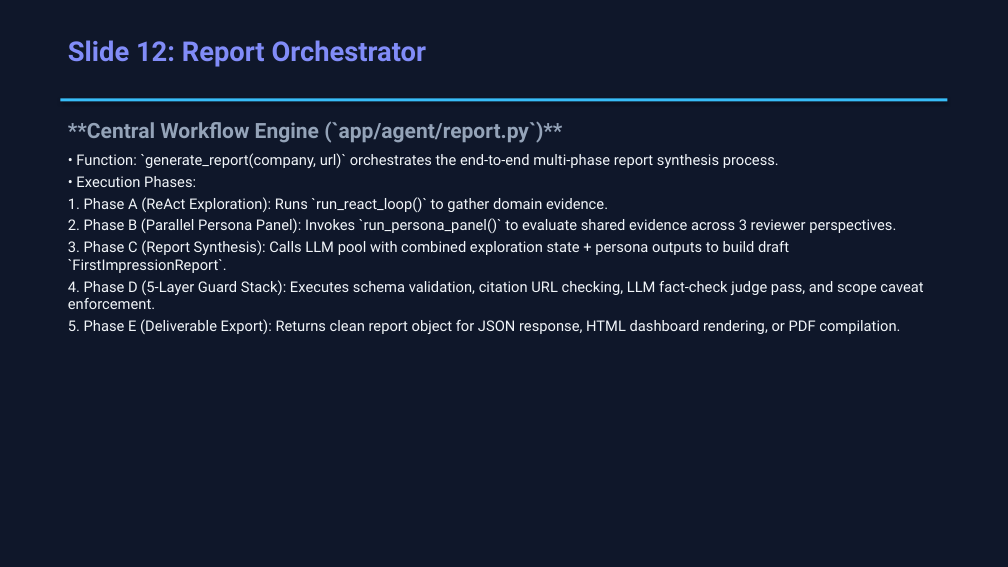
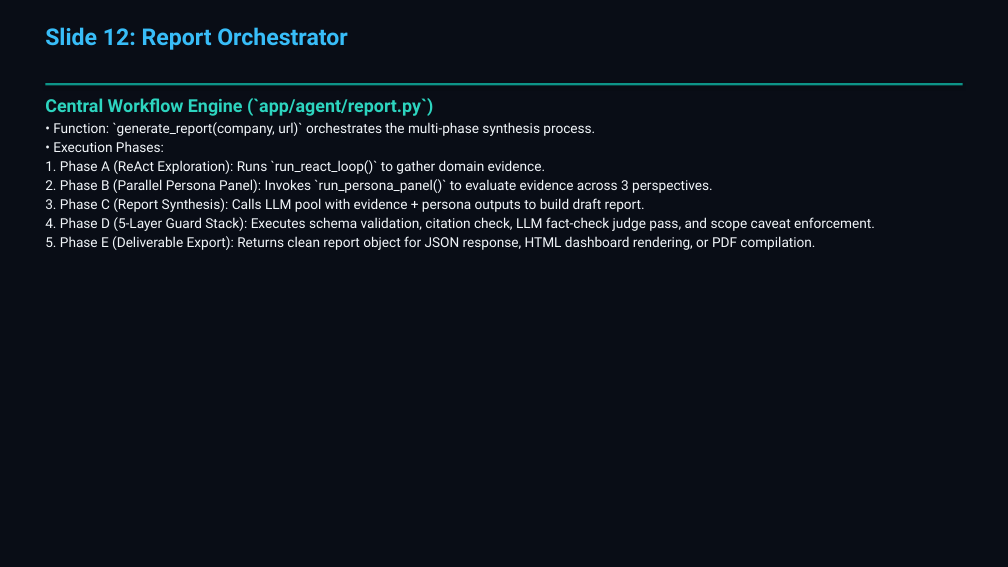
Before and after one commit to keshav9926/First-Impression-, a slide deck: slide 13 of presentation.pptx. Drawn at 1008x567 pixels with LibreOffice and Linux fonts; fonts in the diff are those of the drawing. Boxes give left, top, right and bottom in pixels: in the first picture for what was removed or moved away, otherwise in the second. Text is boxed around its words. In the diff, an @@ line names an element or a change of style, - is before the commit and + after.

Commit message:
fix(presentation): update theme to Teal/Sky, fix slide overflow bounds, add links & presenter attribution (~ Keshav)

```diff
--- a/presentation.pptx
+++ b/presentation.pptx
@@ rectangle at [0, 0, 1008, 567]: fill #0F172A to #090D16 @@
@@ text "Slide 12: Report Orchestrator": place and size @@
-text "Slide 12: Report Orchestrator" at [68, 40, 427, 67]
+text "Slide 12: Report Orchestrator" at [45, 27, 348, 50]
@@ text "Slide 12: Report Orchestrator" at [45, 27, 348, 50]: size 26 to 22 pt, text colour #818CF8 to #38BDF8 @@
@@ rectangle: place and size @@
-rectangle at [60, 98, 948, 101]
+rectangle at [45, 83, 963, 85]
@@ rectangle at [45, 83, 963, 85]: fill #38BDF8 to #0D9488 @@
@@ text at [45, 98, 595, 136]: text changed; size 14 to 13 pt @@
-**Central Workflow Engine (`app/agent/report.py`)**
-• Function: `generate_report(company, url)` orchestrates the end-to-end multi-phase report synthesis process.
+Central Workflow Engine (`app/agent/report.py`)
+• Function: `generate_report(company, url)` orchestrates the multi-phase synthesis process.
@@ text "Central Workflow Engine (`app/agent/report.py`)": place and size @@
-text "Central Workflow Engine (`app/agent/report.py`)" at [68, 121, 923, 334]
+text "Central Workflow Engine (`app/agent/report.py`)" at [45, 98, 875, 250]
@@ text at [45, 142, 815, 250]: size 14 to 13 pt in "• Execution Phases:", "1. Phase A (ReAct Exploration): Runs `run_react_loop()` ...", "5. Phase E (Deliverable Export): Returns clean ..."; less space between paragraphs @@
@@ text at [45, 179, 875, 231]: text changed; size 14 to 13 pt @@
-2. Phase B (Parallel Persona Panel): Invokes `run_persona_panel()` to evaluate shared evidence across 3 reviewer perspectives.
-3. Phase C (Report Synthesis): Calls LLM pool with combined exploration state + persona outputs to build draft `FirstImpressionReport`.
-4. Phase D (5-Layer Guard Stack): Executes schema validation, citation URL checking, LLM fact-check judge pass, and scope caveat enforcement.
+2. Phase B (Parallel Persona Panel): Invokes `run_persona_panel()` to evaluate evidence across 3 perspectives.
+3. Phase C (Report Synthesis): Calls LLM pool with evidence + persona outputs to build draft report.
+4. Phase D (5-Layer Guard Stack): Executes schema validation, citation check, LLM fact-check judge pass, and scope caveat enforcement.
```
Also in this commit, not shown: 19 other slides changed, 3 other files.
